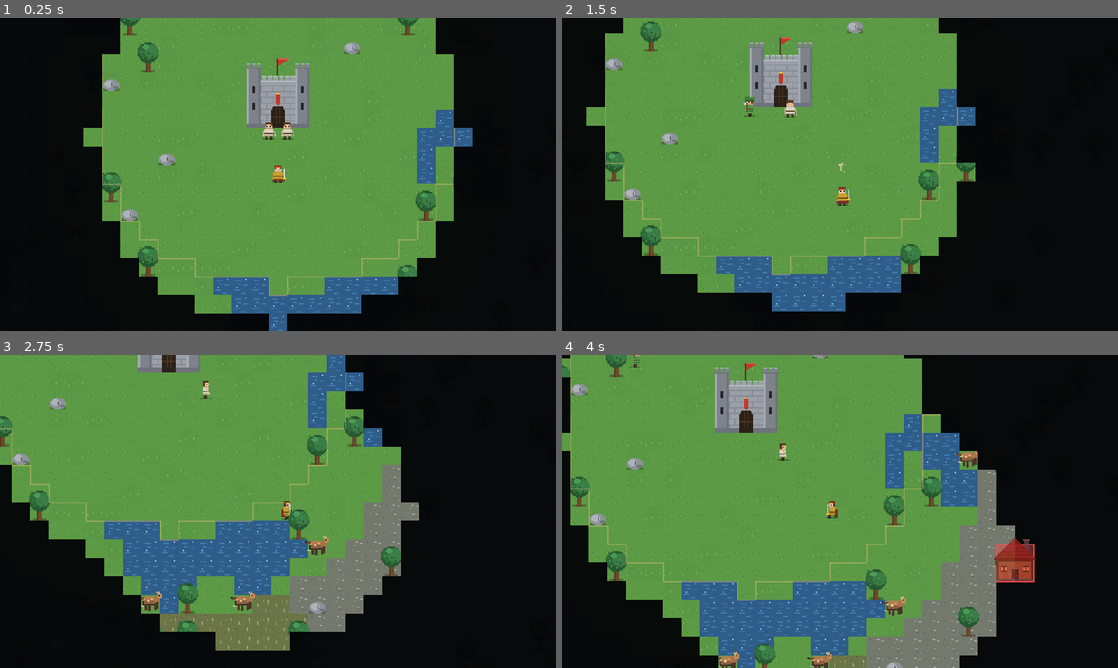
Above: before the commit, frames 1-4 (two rows, left to right).
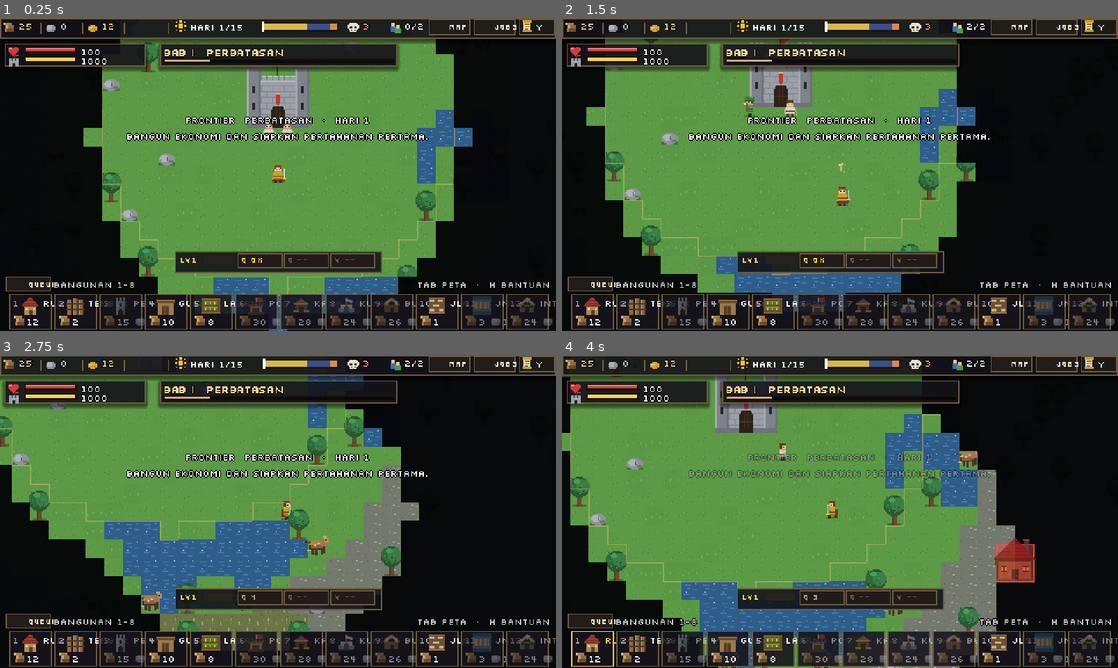
Above: after the commit, the same moments.

Repository: shimleabyte/hold-the-keep
Game: Godot game, scene res://scenes/main.tscn
The game is run twice, just before and just after one commit, with the same random seed, the same clock (stepped at 60 frames per second) and the same inputs.
Inputs (mouse positions are in pixels of both pictures, inside the frame that each line leads up to):
- Up to frame 1 (0.25 s): no input
- Up to frame 2 (1.5 s): tap Enter at 0.5 s; move the mouse to (962, 158) at 0.52 s; hold D (move_right) 0.53-1.28 s; tap C (ability_cleave) at 0.6 s; click (962, 158) at 0.67 s; move the mouse to (728, 190) at 1.27 s; hold S (move_down) from 1.28 s (still down); tap Q (ability_dash) at 1.35 s
- Up to frame 3 (2.75 s): move the mouse to (333, 442) at 2.02 s; release S (move_down) at 2.03 s; hold D (move_right) from 2.03 s (still down); tap V (ability_rally) at 2.1 s
- Up to frame 4 (4 s): move the mouse to (812, 574) at 2.77 s; release D (move_right) at 2.78 s; hold W (move_up) 2.78-3.53 s; tap F (attack) at 2.85 s; click (812, 574) at 2.92 s; move the mouse to (1006, 558) at 3.52 s; hold A (move_left) from 3.53 s (still down); tap 1 (build_slot_1) at 3.6 s

The runs differ from the first frame. In frame 1, 21% of the frame differs, in the area x 0-100%, y 0-100%; in frame 2, 21%; in frame 3, 21%; in frame 4, 24%.
Error before the commit: Parse Error: Cannot infer the type of "title" variable because the value doesn't have a set type. (res://scripts/ui/construction_queue_panel.gd:26)

Commit message:
fix: annotate dynamic construction queue labels

Diff:
--- a/scripts/ui/construction_queue_panel.gd
+++ b/scripts/ui/construction_queue_panel.gd
@@ -23,7 +23,7 @@
 
     _hud._queue_panel = _hud._panel(Vector2.ZERO, Vector2(356, 220))
     _hud._queue_panel.visible = false
-    var title := _hud._label(_hud._queue_panel, "ANTREAN KONSTRUKSI", Vector2(10, 7), Color("#ffd23f"))
+    var title: Label = _hud._label(_hud._queue_panel, "ANTREAN KONSTRUKSI", Vector2(10, 7), Color("#ffd23f"))
     title.add_theme_font_size_override("font_size", 9)
     _hud._queue_count_label = _hud._label(_hud._queue_panel, "0 PROYEK", Vector2(10, 22), Color("#c9b99d"))
     _hud._queue_count_label.add_theme_font_size_override("font_size", 6)
@@ -100,7 +100,7 @@
     var sites: Array = main_node.build.construction_queue()
     _hud._queue_count_label.text = "%d PROYEK AKTIF" % sites.size()
     if sites.is_empty():
-        var empty := _hud._label(_hud._queue_list, "BELUM ADA BLUEPRINT. PILIH BANGUNAN DAN TEMPATKAN DI PETA.", Vector2.ZERO, Color("#c9b99d"))
+        var empty: Label = _hud._label(_hud._queue_list, "BELUM ADA BLUEPRINT. PILIH BANGUNAN DAN TEMPATKAN DI PETA.", Vector2.ZERO, Color("#c9b99d"))
         empty.add_theme_font_size_override("font_size", 7)
         empty.custom_minimum_size = Vector2(320, 28)
         return
